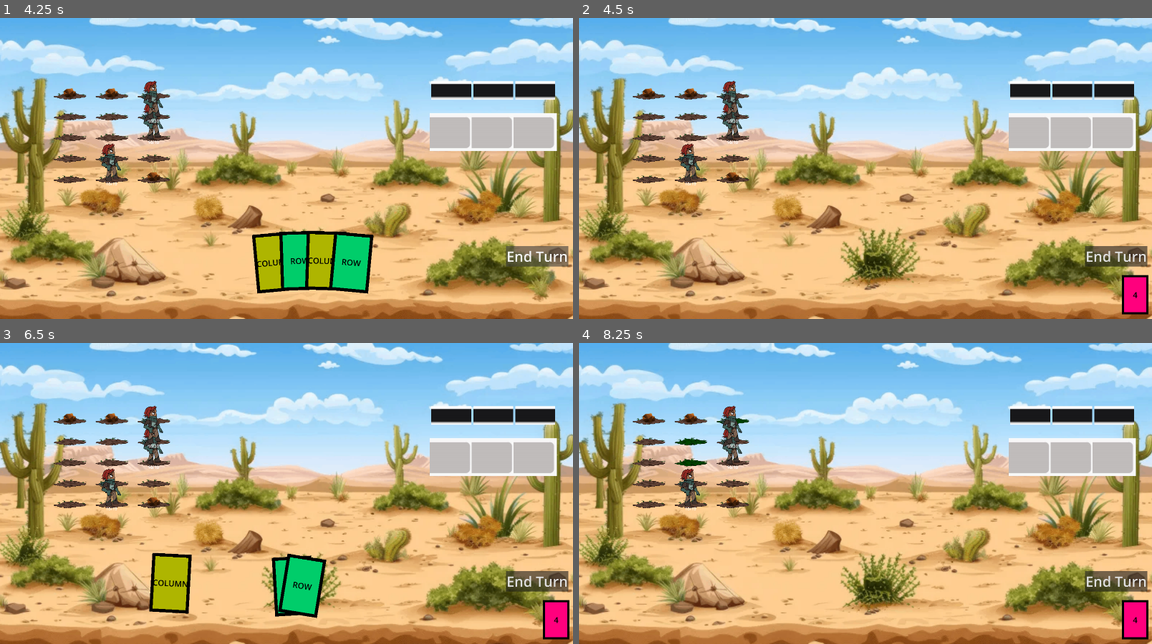
Above: before the commit, frames 1-4 (two rows, left to right).
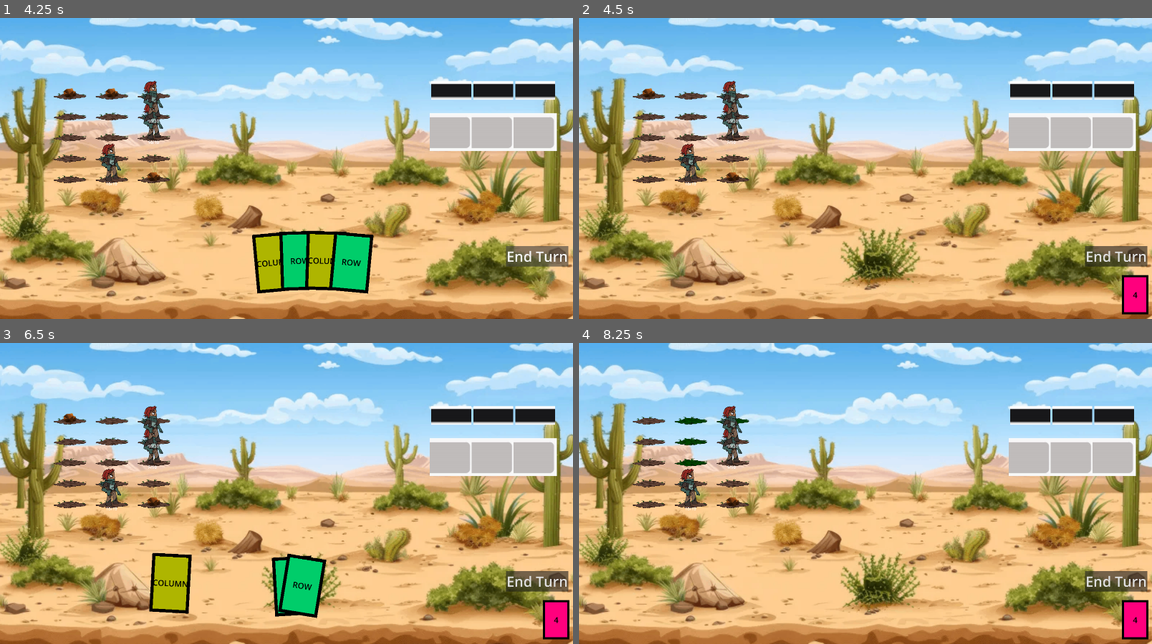
Above: after the commit, the same moments.

Repository: LandonM-byui/rpg-game-CSE290
Game: Godot game, scene res://modules/scene_handling/game_handler.tscn
The game is run twice, just before and just after one commit, with the same random seed, the same clock (stepped at 60 frames per second) and the same inputs.
Inputs (mouse positions are in pixels of both pictures, inside the frame that each line leads up to):
- Up to frame 1 (4.25 s): click "Start" at 0.5 s; click "Play" at 1.25 s; click "End Turn" at 2 s; click "End Turn" at 2.75 s; click "End Turn" at 3.5 s
- Up to frame 2 (4.5 s): tap Enter at 4.25 s; drag from (647, 90) to (1031, 90) at 4.27 s
- Up to frame 3 (6.5 s): tap Space at 5 s; drag from (108, 415) to (452, 415) at 5.02 s; tap Enter at 5.75 s; move the mouse to (154, 415) at 5.77 s; hold Up (Cycle_PCs) from 5.78 s (still down); click (154, 415) at 5.92 s
- Up to frame 4 (8.25 s): release Up (Cycle_PCs) at 6.5 s; drag from (647, 436) to (1031, 457) at 6.52 s; tap Space at 7.25 s; drag from (687, 436) to (1071, 415) at 7.27 s; tap Enter at 8 s; drag from (733, 436) to (1071, 415) at 8.02 s

Frame 1 is identical in both runs. In frame 2, less than 0.1% of the frame differs, in the area x 18-28%, y 23-42%; in frame 3, less than 0.1%; in frame 4, 0.2%, in the area x 11-28%, y 23-42%.

Commit message:
Added attacks being proccessed and damage being delt. We have a working game now people!

Diff:
--- a/yee-haw/modules/PlayerCharactersArea/player_grids.gd
+++ b/yee-haw/modules/PlayerCharactersArea/player_grids.gd
@@ -61,7 +61,7 @@
 	var n := num
 	while n != 0:
 		var ob := obstacles_scene.instantiate()
-		var grid_pos := _find_random_spot("rock")
+		var grid_pos := _find_random_spot(ob)
 		ob.instantiate(grid_pos[0], grid_pos[1])
 		ob.position = player_grid_positions[grid_pos[0]][grid_pos[1]]
 		ob.z_index = grid_pos[1] + 1
@@ -177,3 +177,14 @@
 							grid[row+vert][column+hor]._highlight()
 						else:
 							grid[row+vert][column+hor]._un_highlight()
+
+func _death_check():
+	var i = 0;
+	for child in get_children():
+		if child.has_method("_set_player_position"):
+			i+=1
+	return i
+
+
+func _on_card_game_turn_start() -> void:
+	pass # Replace with function body.
--- a/yee-haw/modules/battle/battle.tscn
+++ b/yee-haw/modules/battle/battle.tscn
@@ -233,3 +233,6 @@
 [node name="ColorRect" type="ColorRect" parent="CanvasLayer/UI/card_text/MarginContainer" unique_id=2066002643]
 layout_mode = 2
 color = Color(1, 1, 1, 0.4509804)
+
+[connection signal="turn_start" from="." to="Game/Enemy Grids" method="queue_attacks"]
+[connection signal="turn_start" from="." to="Game/Player Grids" method="_reset_turn"]
--- a/yee-haw/modules/battle/scripts/battle_scene_controller.gd
+++ b/yee-haw/modules/battle/scripts/battle_scene_controller.gd
@@ -13,6 +13,9 @@
 @export var deck_count_label : Label
 @export var discard_count_label : Label
 @export var enemy_grid_controller : EnemyGridController
+
+signal turn_start()
+
 
 var _bc : BattleContext
 
@@ -70,13 +73,27 @@
 		(get_parent().get_parent() as GameHandler)._load_scene(FullSceneButton.GameSceneReference.DeckChoice)
 
 	# TODO enemies attack players
-
+	var temp_queue = $Game/'Enemy Grids'.attack_queue
+	print(temp_queue)
+	var temp_players = $Game/'Player Grids'.player_grid_array
+	for r in range(temp_queue.size()):
+		for dmg in temp_queue[r]:
+			for c in range(temp_players[r].size() - 1, -1, -1):
+				if temp_players[r][c] != null:
+						temp_players[r][c].take_dmg(dmg)
+						break
+	if $Game/'Player Grids'._death_check() == 0:
+		(get_parent().get_parent() as GameHandler)._load_scene(FullSceneButton.GameSceneReference.DeckChoice)
 	_update_vfx()
 
 	run_player_turn()
 
 func run_player_turn():
+	if $Game/'Player Grids'._death_check() == 0:
+		(get_parent().get_parent() as GameHandler)._load_scene(FullSceneButton.GameSceneReference.DeckChoice)
+
 	print("PLAYER TURN!")
+	turn_start.emit()
 
 	hand_vfx.initialize()
 	var hand := _bc.draw_cards(7)
--- a/yee-haw/modules/enemy_grid_neils/enemy_node/enemy.gd
+++ b/yee-haw/modules/enemy_grid_neils/enemy_node/enemy.gd
@@ -32,9 +32,9 @@
 		queue_free()
 
 
-func enemy_attack() -> void:
+func enemy_attack():
 	var dmg = enemy_data.attack
-	grid_root.attack.queue[grid_row].append(dmg)
+	return dmg
 
 
 func select():
--- a/yee-haw/modules/enemy_grid_neils/scripts/generate_encounter.gd
+++ b/yee-haw/modules/enemy_grid_neils/scripts/generate_encounter.gd
@@ -48,11 +48,11 @@
 
 
 func queue_attacks() -> void:
-	#turn_signal = _______.connect()
-
-	for r in current_enemies:
-		for c in r:
-			c.enemy_attack()
+	for r in range(current_enemies.size()):
+		for c in current_enemies[r]:
+			if c != null:
+				var dmg = c.enemy_attack()
+				attack_queue[r].append(dmg)
 
 
 
@@ -110,9 +110,6 @@
 func instantiate_enemies(chosen_preset: Array) -> void:
 	current_enemies = []
 	for _r in range(5): current_enemies.append([null, null, null])
-
-	print(current_enemies)
-
 	var no = load("res://modules/enemy_grid_neils/TEST_enemies/data/NO.tres")
 	if chosen_preset.size() != enemy_grid_positions.size():
 		push_error("chosen_preset and enemy_grid_positions column count mismatch")
@@ -129,6 +126,8 @@
 				continue
 			var position = enemy_grid_positions[c_index][r_index]
 			instantiate_enemy(cell, position,c_index,r_index)
+	print(current_enemies)
+
 
 
 func instantiate_enemy(enemy,position,c_index,r_index) -> void:
